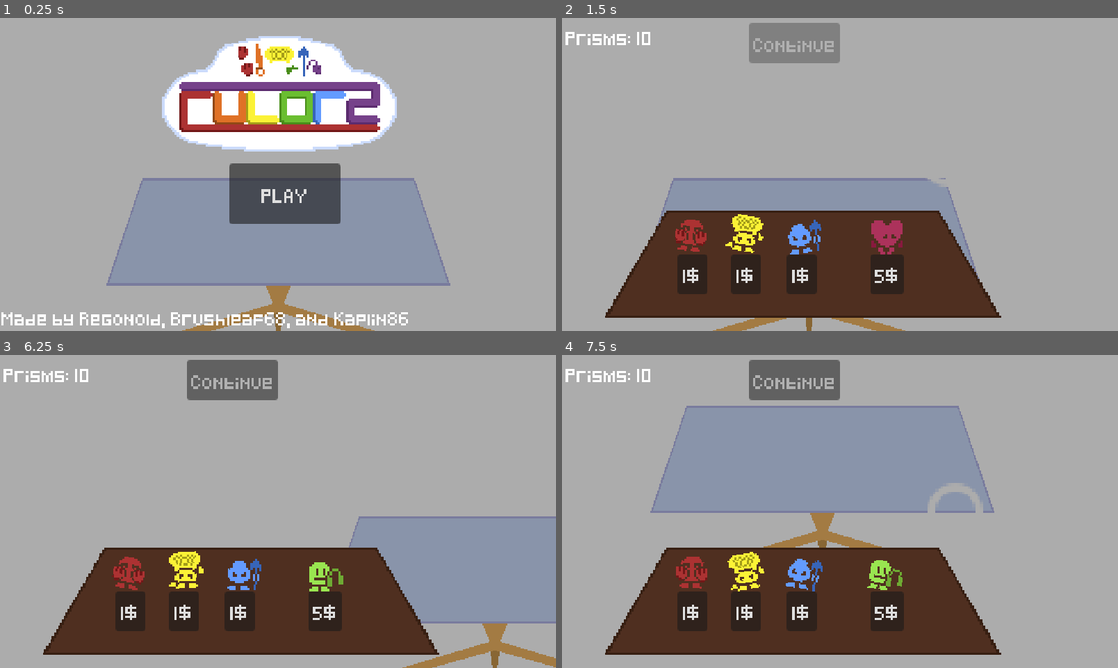
Above: before the commit, frames 1-4 (two rows, left to right).
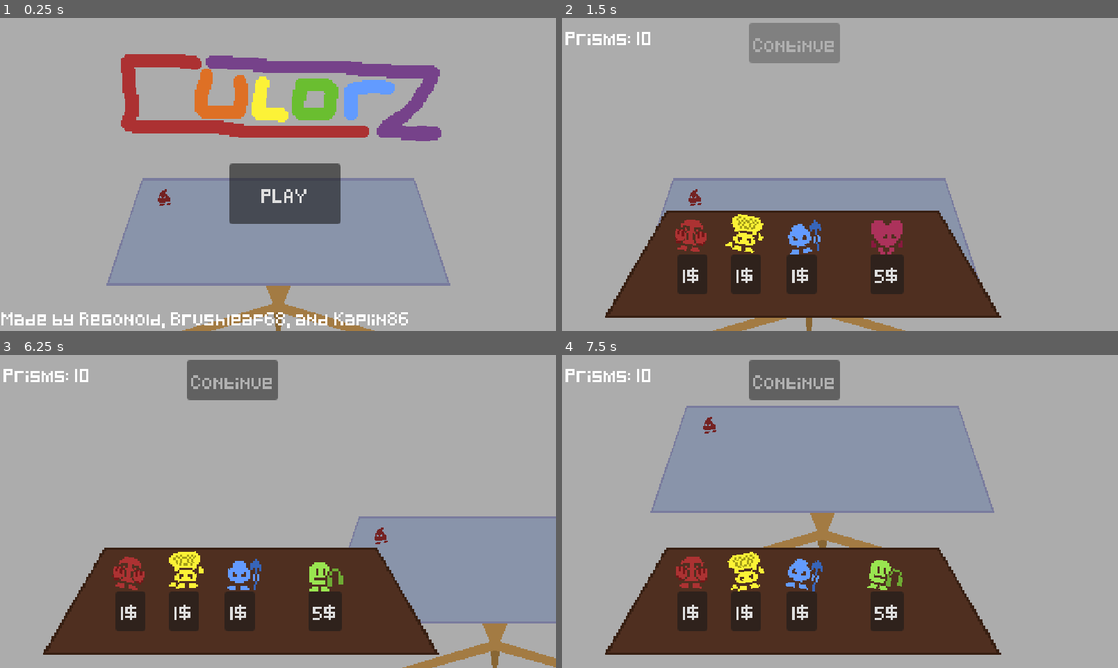
Above: after the commit, the same moments.

Repository: Regonold520/culorz-proj
Game: Godot game, scene res://main_scene.tscn
Same seed, same stepped clock (60 frames per second), same inputs: the game is played once before the commit and once after it.
Inputs (mouse positions are in pixels of both pictures, inside the frame that each line leads up to):
- Up to frame 1 (0.25 s): no input
- Up to frame 2 (1.5 s): click "PLAY" at 0.5 s; move the mouse to (962, 158) at 1.27 s; hold D (Right) from 1.28 s (still down); click (962, 158) at 1.42 s
- Up to frame 3 (6.25 s): move the mouse to (166, 527) at 2.02 s; release D (Right) at 2.03 s; hold S (Down) 2.03-2.78 s; click (166, 527) at 2.17 s; move the mouse to (333, 442) at 2.77 s; hold D (Right) 2.78-3.53 s; click (333, 442) at 2.92 s; move the mouse to (250, 574) at 3.52 s; hold W (Up) 3.53-4.28 s; click (250, 574) at 3.67 s; move the mouse to (444, 558) at 4.27 s; hold A (Left) 4.28-5.78 s; click (444, 558) at 4.42 s; move the mouse to (111, 464) at 5.02 s; click (111, 464) at 5.17 s; move the mouse to (305, 511) at 5.77 s; hold S (Down) from 5.78 s (still down); click (305, 511) at 5.92 s
- Up to frame 4 (7.5 s): move the mouse to (756, 433) at 6.52 s; release S (Down) at 6.53 s; hold D (Right) 6.53-7.28 s; click (756, 433) at 6.67 s; move the mouse to (962, 495) at 7.27 s; hold W (Up) from 7.28 s (still down); click (962, 495) at 7.42 s

The runs differ from the first frame. In frame 1, 14% of the frame differs, in the area x 21-80%, y 5-60%; in frame 2, 0.1%; in frame 3, less than 0.1%; in frame 4, 0.4%.
Error before the commit: Cannot call method 'find_child' on a null value. (res://Scripts/globalactor.gd:16)
Error after the commit: Cannot call method 'find_child' on a null value. (res://Scripts/globalactor.gd:22)

Commit message:
Changed drasticly the beginning portion e.g. Mixing

Diff:
--- /dev/null
+++ b/DeploymentUI.tscn
@@ -0,0 +1,30 @@
+[gd_scene load_steps=2 format=3 uid="uid://bsygsda77fo2e"]
+
+[ext_resource type="Script" path="res://deployment_ui.gd" id="1_6fiy4"]
+
+[node name="DeploymentUI" type="CanvasLayer"]
+script = ExtResource("1_6fiy4")
+
+[node name="Control" type="Control" parent="."]
+layout_mode = 3
+anchors_preset = 0
+offset_right = 376.0
+offset_bottom = 280.0
+mouse_filter = 1
+
+[node name="Label" type="Label" parent="Control"]
+layout_mode = 0
+offset_right = 324.0
+offset_bottom = 105.0
+theme_override_font_sizes/font_size = 20
+text = "DEPLOY YOUR CULORZ!!"
+
+[node name="Button" type="Button" parent="Control"]
+layout_mode = 0
+offset_left = 11.0
+offset_top = 33.0
+offset_right = 71.0
+offset_bottom = 67.0
+text = "Continue"
+
+[connection signal="pressed" from="Control/Button" to="." method="_on_button_pressed"]
--- a/MainMenuUI.tscn
+++ b/MainMenuUI.tscn
@@ -1,6 +1,6 @@
 [gd_scene load_steps=4 format=3 uid="uid://bqpqpebrkg20e"]
 
-[ext_resource type="Texture2D" uid="uid://dqy0kcxthuaab" path="res://CulorzLogo.png" id="2_q3puy"]
+[ext_resource type="Texture2D" uid="uid://b5tstjfj2frl4" path="res://culorzLogo.png" id="1_em22k"]
 [ext_resource type="Script" path="res://PlayButton.gd" id="3_m3nry"]
 [ext_resource type="Theme" uid="uid://tpy3d4a86kws" path="res://DefaultTheme.tres" id="3_oqqoe"]
 
@@ -15,11 +15,11 @@
 [node name="TextureRect" type="TextureRect" parent="Control"]
 layout_mode = 1
 anchors_preset = -1
-offset_left = 144.5
-offset_top = 16.0
-offset_right = 354.5
-offset_bottom = 119.0
-texture = ExtResource("2_q3puy")
+offset_left = 108.0
+offset_top = 32.0
+offset_right = 395.0
+offset_bottom = 110.0
+texture = ExtResource("1_em22k")
 
 [node name="Button" type="Button" parent="Control"]
 layout_mode = 1
--- a/MixerUI.tscn
+++ b/MixerUI.tscn
@@ -1,5 +1,6 @@
-[gd_scene load_steps=5 format=3 uid="uid://dy6ujyuwhthch"]
+[gd_scene load_steps=6 format=3 uid="uid://dy6ujyuwhthch"]
 
+[ext_resource type="Script" path="res://mixer_ui.gd" id="1_q3ggt"]
 [ext_resource type="Texture2D" uid="uid://i4qrfgi4jxmw" path="res://Culorz/axe_chr.png" id="1_whkcx"]
 [ext_resource type="Script" path="res://Scripts/CulorShopDisplay.gd" id="2_05owq"]
 
@@ -9,7 +10,8 @@
 gradient = SubResource("Gradient_kmev6")
 width = 35
 
-[node name="CanvasLayer" type="CanvasLayer"]
+[node name="MixerUI" type="CanvasLayer"]
+script = ExtResource("1_q3ggt")
 
 [node name="Control" type="Control" parent="."]
 layout_mode = 3
@@ -66,20 +68,30 @@
 offset_bottom = 160.0
 color = Color(0.498039, 0.498039, 0.498039, 1)
 
-[node name="Culor1" type="Sprite2D" parent="."]
+[node name="Leave" type="Button" parent="Control"]
+offset_left = 167.0
+offset_top = 4.0
+offset_right = 249.0
+offset_bottom = 32.0
+text = "Continue"
+
+[node name="Culor1" type="Sprite2D" parent="Control"]
 position = Vector2(116, 76)
 scale = Vector2(2.5, 2.5)
 texture = ExtResource("1_whkcx")
 script = ExtResource("2_05owq")
 
-[node name="Culor2" type="Sprite2D" parent="."]
+[node name="Culor2" type="Sprite2D" parent="Control"]
 position = Vector2(304, 76)
 scale = Vector2(2.5, 2.5)
 texture = ExtResource("1_whkcx")
 script = ExtResource("2_05owq")
 
-[node name="Culor3" type="Sprite2D" parent="."]
+[node name="Culor3" type="Sprite2D" parent="Control"]
 position = Vector2(212, 190)
 scale = Vector2(2.5, 2.5)
 texture = ExtResource("1_whkcx")
 script = ExtResource("2_05owq")
+
+[connection signal="pressed" from="Control/Button" to="." method="_on_button_pressed"]
+[connection signal="pressed" from="Control/Leave" to="." method="_on_leave_pressed"]
--- a/Scripts/Ranged.gd
+++ b/Scripts/Ranged.gd
@@ -21,7 +21,7 @@
 	TargetEnemy = Enemy
 
 func _process(delta):
-	if TargetEnemy:
+	if TargetEnemy != null:
 		move(TargetEnemy.global_position, false)  #move towards enemy, dont reset.
 		if position.distance_to(TargetEnemy.global_position) <= attackRange: #if within range, play attack_melee
 			if abs(position.angle_to_point(TargetEnemy.global_position)) <= deg_to_rad(90):
--- a/Scripts/culors_manager.gd
+++ b/Scripts/culors_manager.gd
@@ -15,7 +15,7 @@
 		# Left Click -> Rally
 		if event.button_index == MOUSE_BUTTON_LEFT:
 			if event.pressed == true:
-				if canrally:
+				if canrally and Globalactor.UIPHASE == "Gameplay":
 					rally(get_global_mouse_position(),25)
 
 		# Right Click -> Move
--- a/Scripts/globalactor.gd
+++ b/Scripts/globalactor.gd
@@ -7,13 +7,22 @@
 var zoomPos
 var culorinventory = []
 var ShopMenu
+var MixerMenu
+var DeployMenu
 var MixerItems = []
 var ButtonsToCulors = {}
 var UIPHASE = "Main"
 
+var canDo2 = true
+
+var rng = RandomNumberGenerator.new()
+
 @onready var ButtonGroupE = ButtonGroup.new()
 
 @onready var CulorDisplay = get_parent().get_child(1).find_child("CulorUI").find_child("Control").find_child("GridContainer")
+
+func _process(delta: float) -> void:
+	pass
 
 func start():
 	UIPHASE = "Shop"
@@ -22,6 +31,7 @@
 	ShopMenu.find_child("Control").find_child("Money").text = "Prisms: " + str(Prisms)
 	ShopMenu.AttemptToBuyCulor.connect(AttemptedCulorPurchase)
 	ShopMenu.LeaveShop.connect(mixer)
+
 	UpdateCulorDisplay()
 
 
@@ -35,14 +45,54 @@
 	ShopMenu.find_child("Control").mouse_filter = Control.MOUSE_FILTER_IGNORE
 
 
-	var MixerMenu = preload("res://MixerUI.tscn").instantiate()
+	MixerMenu = preload("res://MixerUI.tscn").instantiate()
+
+	MixerMenu.LeaveMixer.connect(deployment)
+
 	get_parent().get_child(1).add_child(MixerMenu)
 
+func deployment():
+	UIPHASE = "Deployment"
+	var NewTween = get_tree().create_tween()
+
+	NewTween.tween_property(MixerMenu.find_child("Control"),"modulate", Color(0,0,0,0), 0.5)
+
+	MixerMenu.find_child("Control").mouse_filter = Control.MOUSE_FILTER_IGNORE
+
+	DeployMenu = preload("res://DeploymentUI.tscn").instantiate()
+
+	DeployMenu.LeaveDeployment.connect(gameplayBegin)
+
+	get_parent().get_child(1).add_child(DeployMenu)
+
+func gameplayBegin():
+	UIPHASE = "Gameplay"
+
+	var NewTween = get_tree().create_tween()
+
+	NewTween.tween_property(DeployMenu.find_child("Control"),"modulate", Color(0,0,0,0), 0.5)
+	NewTween.tween_property(get_tree().current_scene.find_child("CulorUI").find_child("ColorRect"),"modulate", Color(0,0,0,0), 0.5)
+
 
 func CulorButtonPressThingamajig():
-	print("hi")
+	var button = ButtonGroupE.get_pressed_button()
+
+	if UIPHASE == "Deployment":
+		var holder = get_parent().get_child(1).find_child("Culors")
+
+		var newCulor = load("res://Culorz/" + button.get_meta("Name").to_lower() + ".tscn").instantiate()
+
+		var randPos = Vector2(rng.randi_range(-48,48), rng.randi_range(27,63))
+
+		newCulor.global_position = randPos
+
+		holder.add_child(newCulor)
+
+		button.disabled = true
+
 	if UIPHASE == "Mixer":
-		var button = ButtonGroupE.get_pressed_button()
+		print("Mixing", button.get_meta("Name"))
+
 		if len(MixerItems) < 2:
 			MixerItems.append(button)
 			button.disabled
@@ -52,13 +102,22 @@
 			add_child(NewSound)
 			NewSound.play(0.3)
 
+
+		if len(MixerItems) == 1:
+			MixerMenu.find_child("Culor1").texture = load("res://Culorz/" + button.get_meta("Name").to_lower() + "_chr.png")
+		if len(MixerItems) == 2 and canDo2:
+			MixerMenu.find_child("Culor2").texture = load("res://Culorz/" + button.get_meta("Name").to_lower() + "_chr.png")
+			canDo2 = false
+
 func UpdateCulorDisplay():
 	for Culor in CulorDisplay.get_children():
 		Culor.queue_free()
 	ButtonsToCulors = {}
 	for Culor in culorinventory:
-		var NewButton = Button.new()
+		var NewButton = load("res://SpecialScenes/CulorUIButton.tscn").instantiate()
+
 		NewButton.icon = load("res://Culorz/" + Culor.to_lower() + "_chr.png")
+		NewButton.set_meta("Name", Culor)
 		CulorDisplay.add_child(NewButton)
 		NewButton.pressed.connect(CulorButtonPressThingamajig)
 		NewButton.button_group = ButtonGroupE
@@ -127,8 +186,6 @@
 	"Ninja": "000000",
 	"Choco":"8F563B",
 }
-
-
 func evaluatecolor(ncolor):
 	var bestdistance = 100000000
 
@@ -156,13 +213,13 @@
 
 func mixcolors(ColorsInQuestion : Array):
 
-	var currentcolor = ColorsInQuestion[0]
+	var currentcolor = Color(ColorsInQuestion[0])
 	for i in ColorsInQuestion.size():
 
 		var weirdorcolor = Color(ColorsInQuestion[i])
 		weirdorcolor.a = 0.5
 		currentcolor.a = 0.5
-		currentcolor = ColorsInQuestion[i].blend(currentcolor)
+		currentcolor = weirdorcolor.blend(currentcolor)
 		currentcolor.a = 1
 
 
--- /dev/null
+++ b/SpecialScenes/CulorUIButton.tscn
@@ -0,0 +1,10 @@
+[gd_scene load_steps=2 format=3 uid="uid://g1os8xn2153x"]
+
+[ext_resource type="Texture2D" uid="uid://i4qrfgi4jxmw" path="res://Culorz/axe_chr.png" id="1_yjuk8"]
+
+[node name="CulorUiButton" type="Button"]
+offset_right = 24.0
+offset_bottom = 24.0
+icon = ExtResource("1_yjuk8")
+
+[connection signal="pressed" from="." to="." method="_on_pressed"]
--- /dev/null
+++ b/SpecialScenes/culor_ui_button.gd
@@ -0,0 +1,6 @@
+extends Button
+
+
+
+func _on_pressed() -> void:
+	Globalactor.CulorButtonPressThingamajig(get_meta("Name"))
--- /dev/null
+++ b/deployment_ui.gd
@@ -0,0 +1,8 @@
+extends CanvasLayer
+
+signal LeaveDeployment()
+
+
+
+func _on_button_pressed() -> void:
+	LeaveDeployment.emit()
--- a/main_scene.tscn
+++ b/main_scene.tscn
@@ -1,8 +1,9 @@
-[gd_scene load_steps=6 format=3 uid="uid://goop3qaepptx"]
+[gd_scene load_steps=7 format=3 uid="uid://goop3qaepptx"]
 
 [ext_resource type="Texture2D" uid="uid://1oyliv8nmj6b" path="res://Canvas.png" id="1_pamka"]
 [ext_resource type="Script" path="res://Scripts/camera_2d.gd" id="3_2l4j3"]
 [ext_resource type="PackedScene" uid="uid://bqpqpebrkg20e" path="res://MainMenuUI.tscn" id="4_pywfv"]
+[ext_resource type="PackedScene" uid="uid://cj1q1gtlwteso" path="res://Enemies/blob.tscn" id="5_iwdsn"]
 [ext_resource type="Script" path="res://Scripts/culors_manager.gd" id="19_6oaph"]
 
 [sub_resource type="CircleShape2D" id="CircleShape2D_kmv3g"]
@@ -16,6 +17,7 @@
 offset_top = -362.0
 offset_right = 648.0
 offset_bottom = 375.0
+mouse_filter = 2
 
 [node name="Canvas" type="Sprite2D" parent="."]
 z_index = -1000
@@ -28,6 +30,9 @@
 [node name="Culors" type="Node2D" parent="."]
 
 [node name="Threats" type="Node2D" parent="."]
+
+[node name="Blob" parent="Threats" instance=ExtResource("5_iwdsn")]
+position = Vector2(-102, 20)
 
 [node name="CulorsManager" type="Node2D" parent="."]
 script = ExtResource("19_6oaph")
@@ -42,9 +47,6 @@
 [node name="CollisionShape2D" type="CollisionShape2D" parent="CulorsManager/SelectorArea"]
 shape = SubResource("CircleShape2D_kmv3g")
 debug_color = Color(0.956307, 0.130976, 0.417223, 0.42)
-
-[node name="Marker2D" type="Marker2D" parent="."]
-position = Vector2(-42.667, 57.667)
 
 [node name="MoveArea" type="Area2D" parent="."]
 z_index = -1
@@ -76,6 +78,7 @@
 layout_mode = 0
 offset_right = 80.0
 offset_bottom = 280.0
+mouse_filter = 2
 columns = 3
 metadata/_edit_use_anchors_ = true
 
@@ -86,6 +89,9 @@
 anchor_bottom = 1.0
 grow_horizontal = 2
 grow_vertical = 2
+mouse_filter = 2
 color = Color(0, 0, 0, 0.32549)
 
+[node name="WaveManager" type="Node" parent="."]
+
 [connection signal="timeout" from="CulorsManager/RallyCooldown" to="CulorsManager" method="allowrally"]
--- /dev/null
+++ b/mixer_ui.gd
@@ -0,0 +1,51 @@
+extends CanvasLayer
+
+signal LeaveMixer()
+
+# Called when the node enters the scene tree for the first time.
+func _ready() -> void:
+	pass # Replace with function body.
+
+
+# Called every frame. 'delta' is the elapsed time since the previous frame.
+func _process(delta: float) -> void:
+	print(Globalactor.MixerItems)
+
+
+func _on_button_pressed() -> void:
+	if len(Globalactor.MixerItems) >= 2:
+		for i in Globalactor.MixerItems:
+			print(i.get_meta("Name"))
+
+		var culor1 = Globalactor.assignedcolors[Globalactor.MixerItems[0].get_meta("Name")]
+		var culor2 = Globalactor.assignedcolors[Globalactor.MixerItems[1].get_meta("Name")]
+
+		var mixResult = Globalactor.mixcolors([culor1, culor2])
+
+		print(mixResult)
+
+		Globalactor.MixerMenu.find_child("Control").find_child("Culor3").texture = load("res://Culorz/" + mixResult[1].to_lower() + "_chr.png")
+
+		Globalactor.culorinventory.append(mixResult[1])
+
+		Globalactor.culorinventory.erase(Globalactor.MixerItems[0].get_meta("Name"))
+		Globalactor.culorinventory.erase(Globalactor.MixerItems[1].get_meta("Name"))
+
+		Globalactor.UpdateCulorDisplay()
+
+		$Control/Button.disabled = true
+
+		await get_tree().create_timer(1).timeout
+
+		$Control/Button.disabled = false
+
+		Globalactor.MixerMenu.find_child("Control").find_child("Culor1").texture = null
+		Globalactor.MixerMenu.find_child("Control").find_child("Culor2").texture = null
+		Globalactor.MixerMenu.find_child("Control").find_child("Culor3").texture = null
+
+		Globalactor.MixerItems = []
+		Globalactor.canDo2 = true
+
+
+func _on_leave_pressed() -> void:
+	LeaveMixer.emit()
--- /dev/null
+++ b/wave_manager.gd
@@ -0,0 +1,11 @@
+extends Node
+
+
+# Called when the node enters the scene tree for the first time.
+func _ready() -> void:
+	pass # Replace with function body.
+
+
+# Called every frame. 'delta' is the elapsed time since the previous frame.
+func _process(delta: float) -> void:
+	pass
Binary file changed: CulorzLogo.png
Not shown, changed: CulorzLogo.png.import
Binary file changed: bullet/Bubble.png
Binary file changed: bullet/Mage.png
